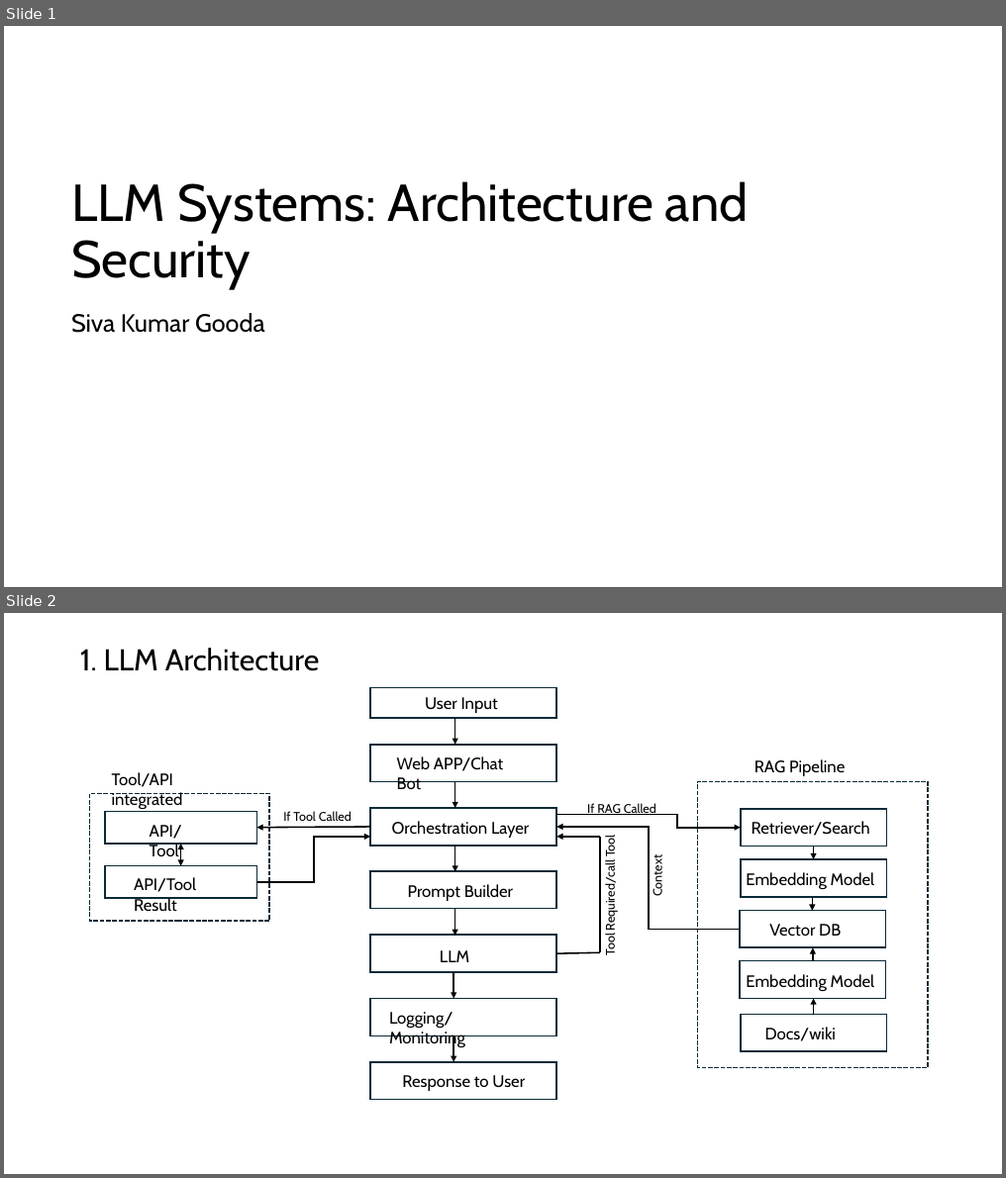
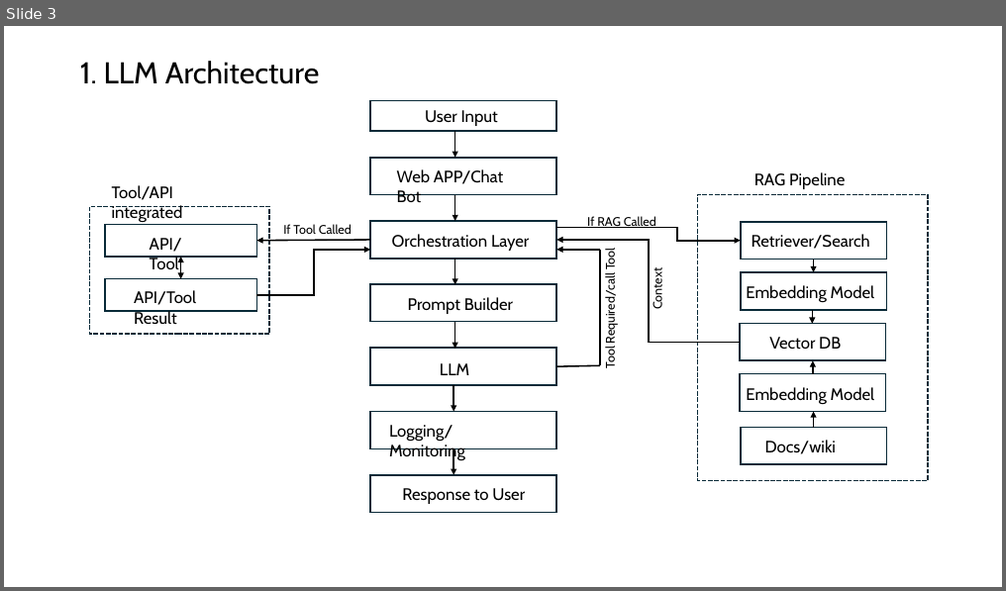
Before and after one commit to SivakumarGooda/AI-Security-Training, a slide deck: AI.pptx. Shown one above the other, each under a label of ours: slides 1 and 2 before the commit, slide 3 after it. The pictures are 1006x1178 and 1006x591 pixels, drawn with LibreOffice and Linux fonts; fonts in the diff are those of the drawing. Boxes give left, top, right and bottom in pixels: in the first picture for what was removed or moved away, otherwise in the second. Text is boxed around its words. In the diff, an @@ line names an element or a change of style, - is before the commit and + after.

```diff
--- a/AI.pptx
+++ b/AI.pptx
@@ slide 1 removed at [4, 26, 1002, 587], background #FFFFFF @@
@@ title removed at [71, 181, 748, 288] @@
-LLM Systems: Architecture and Security
@@ subtitle removed at [71, 313, 265, 333] @@
-Siva Kumar Gooda
@@ what was slide 2 is now slide 3 @@
```
Also in this commit, not shown: 10 slides added.
